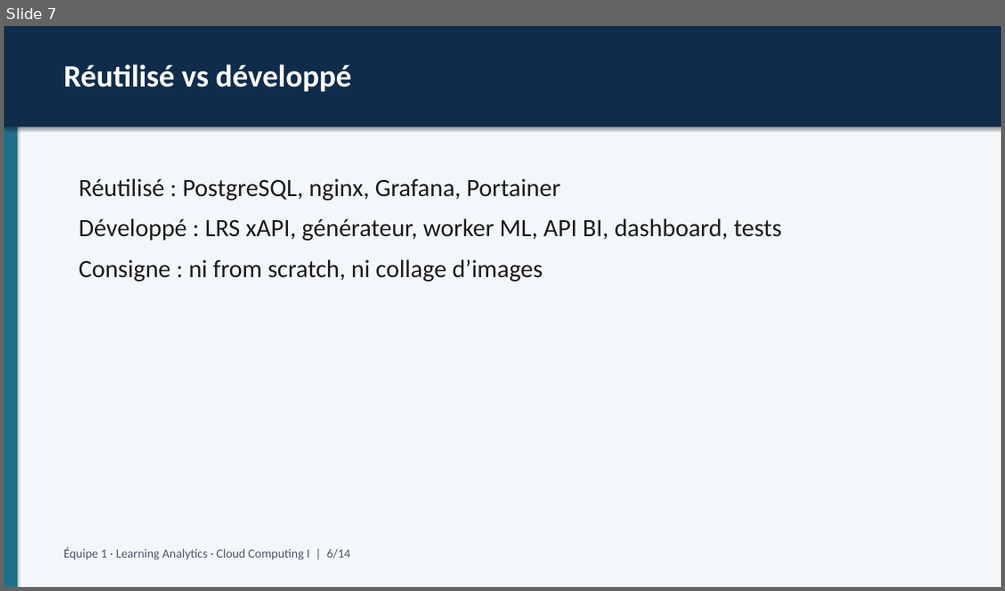
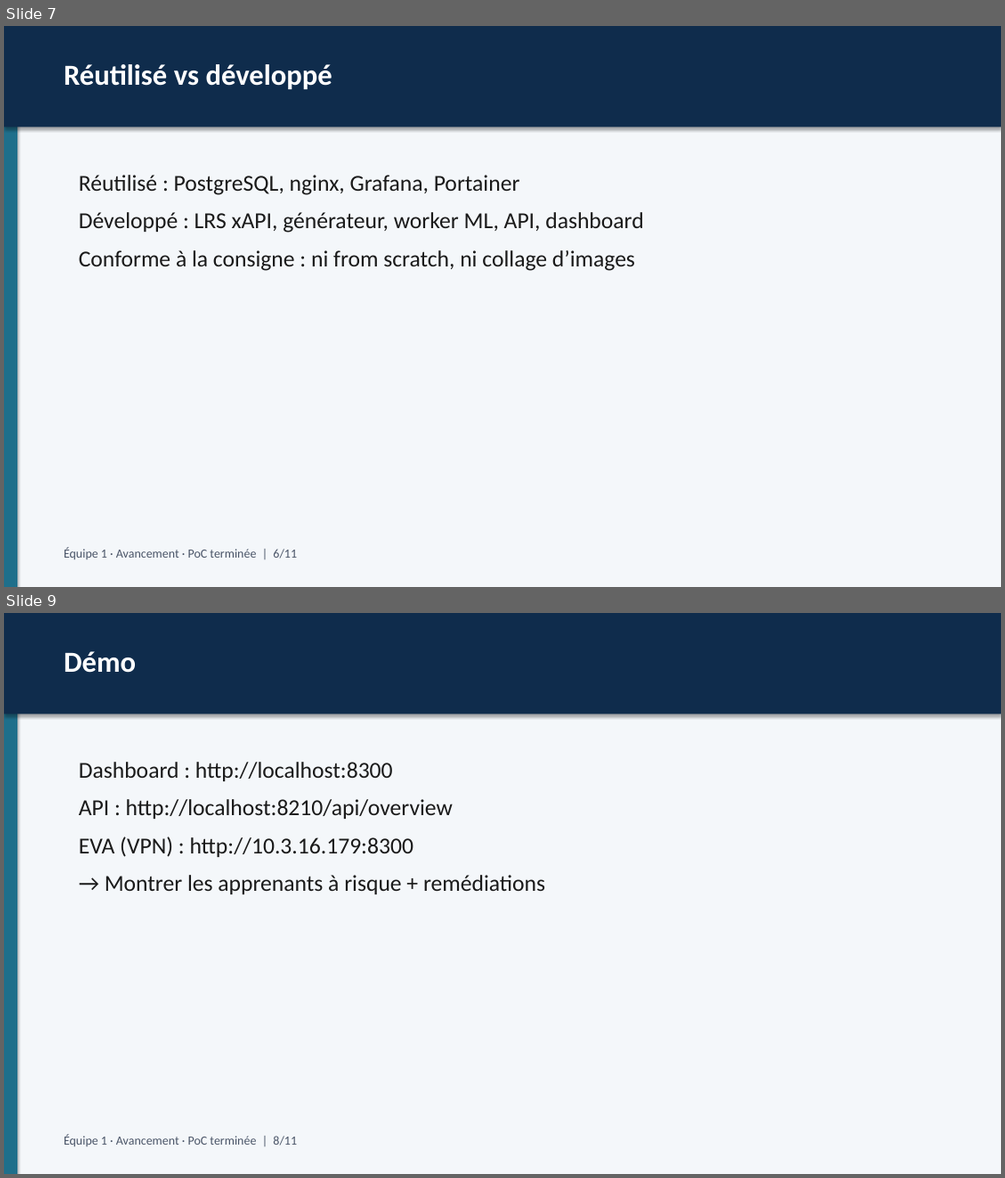
Before and after one commit to galaxie44/learning-analytics-educational-processes, a slide deck: docs/livrables/Presentation-Learning-Analytics.pptx. Shown one above the other, each under a label of ours: slide 7 before the commit, slides 7 and 9 after it; the slides between them are not shown. The pictures are 1005x591 and 1005x1178 pixels, drawn with LibreOffice and Linux fonts; fonts in the diff are those of the drawing. Boxes give left, top, right and bottom in pixels: in the first picture for what was removed or moved away, otherwise in the second. Text is boxed around its words. In the diff, an @@ line names an element or a change of style, - is before the commit and + after.

Commit message:
Add complete avancement presentation (PoC finished narrative).

```diff
--- a/docs/livrables/Presentation-Learning-Analytics.pptx
+++ b/docs/livrables/Presentation-Learning-Analytics.pptx
@@ slide 9 added at [4, 613, 1001, 1174], background #FFFFFF @@
@@ rectangle added at [4, 613, 1001, 1174], fill #F4F7FA @@
@@ rectangle added at [4, 613, 17, 1174], fill #1F6F8B @@
@@ rectangle added at [4, 613, 1001, 714], fill #0F2C4C @@
@@ text added at [64, 651, 136, 673], 28 pt, text #FFFFFF, bold @@
+Démo
@@ text added at [79, 762, 545, 894], 22 pt, text #1A1A1A @@
+Dashboard : http://localhost:8300
+API : http://localhost:8210/api/overview
+EVA (VPN) : http://10.3.16.179:8300
+→ Montrer les apprenants à risque + remédiations
@@ text added at [64, 1134, 297, 1146], 12 pt, text #4A5568 @@
+Équipe 1 · Avancement · PoC terminée | 8/11
@@ slide 7 changed as well @@
@@ text "Réutilisé vs développé" at [64, 64, 332, 89]: size 30 to 28 pt @@
@@ text at [79, 175, 520, 195]: size 24 to 22 pt in "Réutilisé : PostgreSQL, nginx, Grafana, Portainer" @@
@@ text at [79, 212, 643, 271]: text changed; size 24 to 22 pt @@
-Développé : LRS xAPI, générateur, worker ML, API BI, dashboard, tests
-Consigne : ni from scratch, ni collage d’images
+Développé : LRS xAPI, générateur, worker ML, API, dashboard
+Conforme à la consigne : ni from scratch, ni collage d’images
@@ text at [64, 547, 297, 559]: text changed @@
-Équipe 1 · Learning Analytics · Cloud Computing I | 6/14
+Équipe 1 · Avancement · PoC terminée | 6/11
```
Also in this commit, not shown: 5 other slides changed, 5 other slides added, 9 slides removed, 3 other files.
